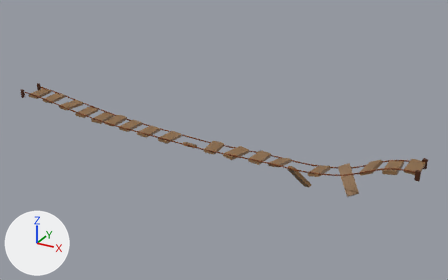
One commit to the glTF model Assets/Models/Environment Models/Foilage/Bridge/bridge.glb: the scene before it, then after it.
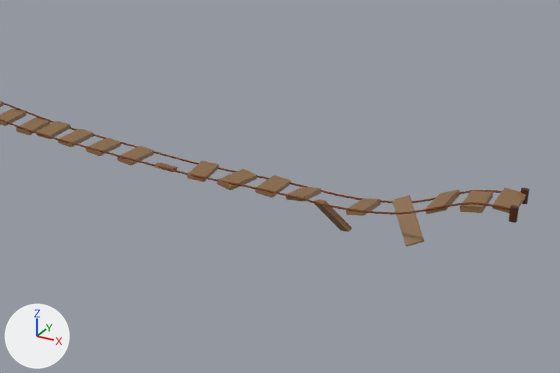
The first picture shows the older version from a 50 mm camera at (-51.5, -67.1, 38.2) aimed at (-90.9, 4.5, 2.4). The close-ups show both versions on the part from 18% to 100% of the width and 13% to 100% of the height of that picture; other places that the commit changed are outside them. Lighting does not change. The marker at lower left points along +X, +Y and +Z. Where no turn or scale is listed for an object, it has been applied to the vertices.

The scene before the commit, as lines of its bpy script (objects in view):
```python
ob_circle_002 = bpy.data.objects.new('Circle.002', me_circle_002)
ob_circle_002.location = (-82.66, 3.91, 4.32)
ob_cube_027 = bpy.data.objects.new('Cube.027', me_cube_020)
ob_cube_027.location = (-71.85, 2.99, 1.38)
ob_cube_027.rotation_euler = (-0.552, -0.794, 2.405)  # degrees (-32, -45, 138)
ob_cube_027.scale = (2.05, 2.54, 1.76)
ob_cube_028 = bpy.data.objects.new('Cube.028', me_cube_021)
ob_cube_028.location = (-75.8, 2.89, 1.78)
ob_cube_029 = bpy.data.objects.new('Cube.029', me_cube_022)
ob_cube_029.location = (-78.38, 2.41, 0.52)
ob_cube_029.rotation_euler = (-0.567, 0.81, 0.425)  # degrees (-32, 46, 24)
ob_cube_029.scale = (1.79, 2.68, 1.87)
ob_cube_031 = bpy.data.objects.new('Cube.031', me_cube_024)
ob_cube_031.location = (-88.18, 3.08, 1.52)
ob_cube_032 = bpy.data.objects.new('Cube.032', me_cube_025)
ob_cube_032.location = (-91.92, 3.33, 1.45)
ob_cube_032.rotation_euler = (0.0616, 0.0197, 1.686)  # degrees (3.5, 1.1, 97)
ob_cube_032.scale = (1.76, 2.83, 1.75)
ob_cube_033 = bpy.data.objects.new('Cube.033', me_cube_026)
ob_cube_033.location = (-99.49, 3.38, 1.45)
ob_cube_033.rotation_euler = (0.0616, 0.0197, 1.473)  # degrees (3.5, 1.1, 84)
ob_cube_033.scale = (1.76, 2.83, 1.75)
ob_cube_041 = bpy.data.objects.new('Cube.041', me_cube_034)
ob_cube_041.location = (-95.94, 3.27, 1.0)
ob_cube_041.rotation_euler = (0.228, 0.406, 1.989)  # degrees (13, 23, 114)
ob_cube_041.scale = (1.76, 2.83, 1.75)
ob_cube_042 = bpy.data.objects.new('Cube.042', me_cube_035)
ob_cube_042.location = (-66.2, 2.1, 4.9)
# also in view: 'Circle.001' at (-93.9, 1.0, 3.7); 'Cube.025' at (-63.7, 2.1, 5.6); 'Cube.030' at (-84.5, 3.1, 1.6); 'Cube.040' at (-103.3, 3.3, 1.6)
```
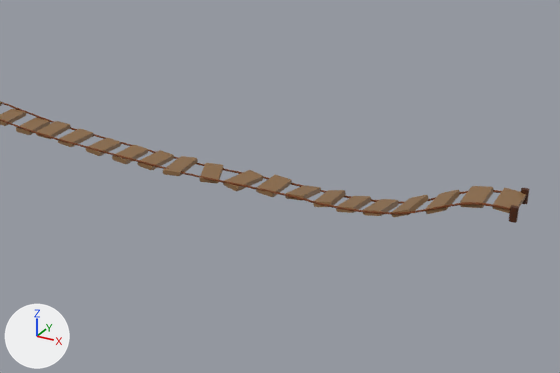
The newer file is also turned or shifted as a whole; pictures and numbers use the older file's frame.

The change, as JSON lines over the scene's bpy script:
```json
{"op": "add", "block": "me_cube_009", "code": ["me_cube_009 = bpy.data.meshes.new('Cube.009')", "me_cube_009.from_pydata(...)  # 152 vertices, 300 faces; spans x -1.07..1.07, y -2.13..2.13, z -0.36..0.36", "me_cube_009.materials.append(mat_plank_001)"]}
{"op": "set", "path": "ob_cube_027.location", "old": "(-71.85, 2.99, 1.38)", "new": "(-71.65, 2.52, 3.01)"}
{"op": "set", "path": "ob_cube_027.rotation_euler", "old": "(-0.552, -0.794, 2.405)", "new": "(-0.464, 0.00319, 1.43)", "note": "degrees (-32, -45, 138) -> degrees (-27, 0.2, 82)"}
{"op": "set", "path": "ob_cube_027.scale", "old": "(2.05, 2.54, 1.76)", "new": "(1.75, 2.82, 1.78)"}
{"op": "set", "path": "ob_cube_028.location", "old": "(-75.8, 2.89, 1.78)", "new": "(-76.74, 2.99, 1.78)"}
{"op": "set", "path": "ob_cube_029.location", "old": "(-78.38, 2.41, 0.52)", "new": "(-74.22, 2.78, 2.15)"}
{"op": "set", "path": "ob_cube_029.rotation_euler", "old": "(-0.567, 0.81, 0.425)", "new": "(-0.223, 0.103, 1.452)", "note": "degrees (-32, 46, 24) -> degrees (-13, 5.9, 83)"}
{"op": "set", "path": "ob_cube_031.location", "old": "(-88.18, 3.08, 1.52)", "new": "(-87.57, 3.17, 1.52)"}
{"op": "set", "path": "ob_cube_032.location", "old": "(-91.92, 3.33, 1.45)", "new": "(-91.0, 3.33, 1.45)"}
{"op": "set", "path": "ob_cube_032.rotation_euler", "old": "(0.0616, 0.0197, 1.686)", "new": "(0.0616, 0.0197, 1.936)", "note": "degrees (3.5, 1.1, 97) -> degrees (3.5, 1.1, 111)"}
{"op": "set", "path": "ob_cube_033.location", "old": "(-99.49, 3.38, 1.45)", "new": "(-100.13, 3.36, 1.45)"}
{"op": "set", "path": "ob_cube_038.location", "old": "(-117.81, 2.77, 3.48)", "new": "(-97.16, 3.36, 1.45)"}
{"op": "set", "path": "ob_cube_041.location", "old": "(-95.94, 3.27, 1.0)", "new": "(-79.02, 3.08, 1.73)"}
{"op": "set", "path": "ob_cube_041.rotation_euler", "old": "(0.228, 0.406, 1.989)", "new": "(-0.223, 0.103, 1.593)", "note": "degrees (13, 23, 114) -> degrees (-13, 5.9, 91)"}
{"op": "set", "path": "ob_cube_042.location", "old": "(-66.2, 2.1, 4.9)", "new": "(-66.2, 2.1, 5.32)"}
{"op": "add", "block": "ob_cube_005", "code": ["ob_cube_005 = bpy.data.objects.new('Cube.005', me_cube_009)", "ob_cube_005.location = (-94.32, 3.2, 1.51)"]}
```

Location of each change, (x1, y1, x2, y2) in pixels of the close-ups (560 x 373 px):
```json
{"object": "Cube.027", "change": "moved, turned, rescaled", "before": [392, 195, 424, 246], "after": [392, 195, 429, 217]}
{"object": "Cube.029", "change": "moved, turned", "before": [314, 199, 352, 232], "after": [363, 199, 399, 216]}
{"object": "Cube.042", "change": "moved", "before": [460, 191, 493, 213], "after": [460, 186, 494, 208]}
{"object": "Cube.031", "change": "moved", "before": [217, 169, 257, 190], "after": [223, 170, 263, 191]}
{"object": "Cube.028", "change": "moved", "before": [346, 198, 381, 216], "after": [336, 196, 371, 213]}
{"object": "Cube.032", "change": "moved, turned", "before": [187, 161, 219, 182], "after": [200, 163, 223, 184]}
{"object": "Cube.033", "change": "moved", "before": [117, 146, 154, 165], "after": [112, 145, 148, 164]}
{"object": "Cube.041", "change": "moved, turned", "before": [155, 163, 178, 172], "after": [313, 190, 346, 207]}
{"object": "Cube.005", "change": "added", "after": [163, 156, 198, 176]}
{"object": "Cube.038", "change": "moved", "before": [0, 101, 4, 107], "after": [137, 150, 174, 170]}
```
